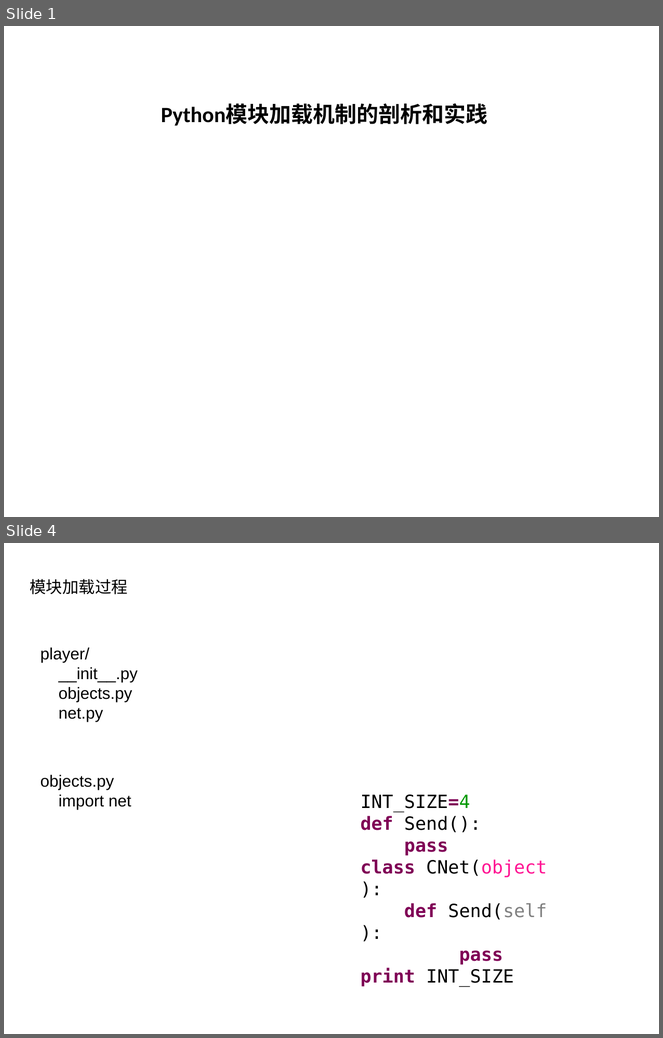
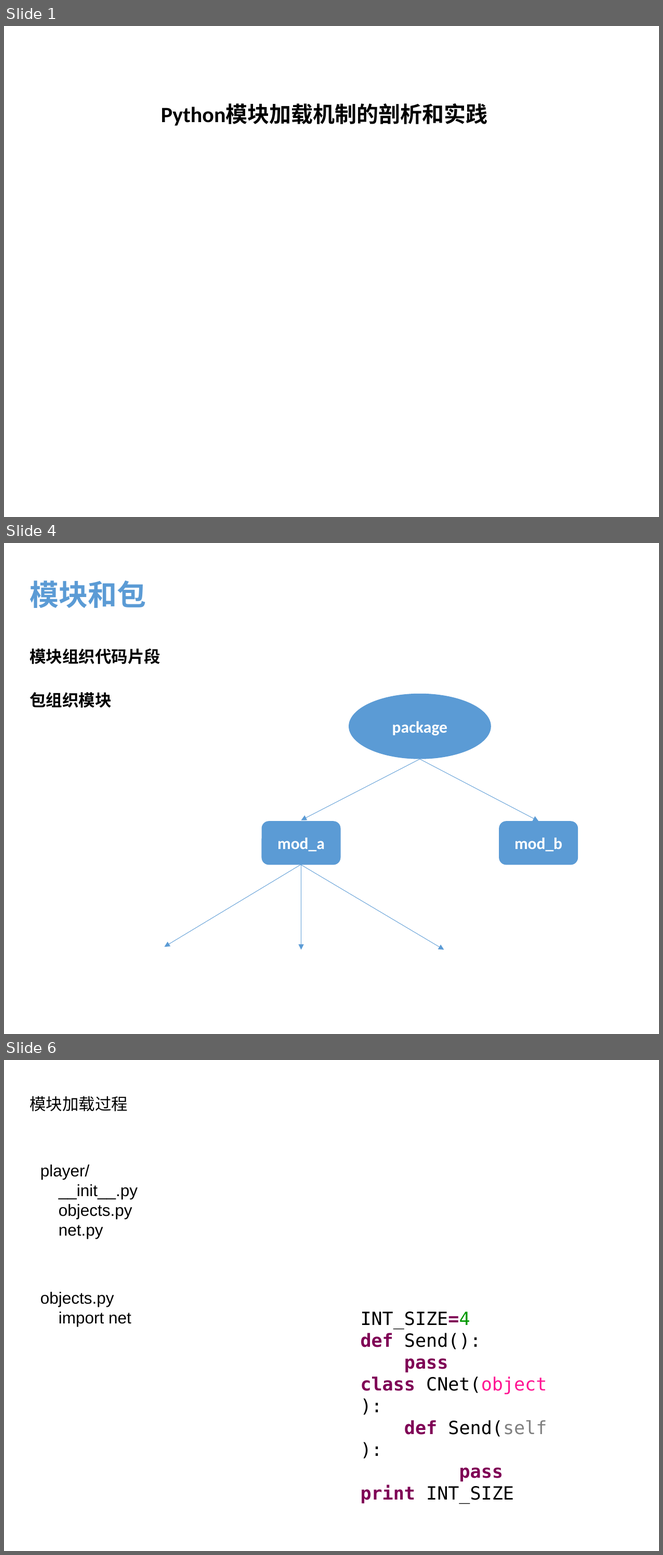
Before and after one commit to menfeng/studynote, a slide deck: python/source code/import/import.pptx. Shown one above the other, each under a label of ours: slides 1 and 4 before the commit, slides 1, 4 and 6 after it; the slides between them are not shown. The pictures are 663x1038 and 663x1555 pixels, drawn with LibreOffice and Linux fonts; fonts in the diff are those of the drawing. Boxes give left, top, right and bottom in pixels: in the first picture for what was removed or moved away, otherwise in the second. Text is boxed around its words. In the diff, an @@ line names an element or a change of style, - is before the commit and + after.

```diff
--- a/python/source code/import/import.pptx
+++ b/python/source code/import/import.pptx
@@ slide 4 added at (4,543,659,1034), background #FFFFFF @@
@@ text added at (29,580,146,608), 32 pt, text #5B9BD5, bold @@
+模块和包
@@ text added at (29,649,161,664), 18 pt, text #000000, bold @@
+模块组织代码片段
@@ text added at (29,692,112,708), 18 pt, text #000000, bold @@
+包组织模块
@@ ellipse added at (349,694,491,759), fill #5B9BD5, 18 pt, text #FFFFFF, bold @@
+package
@@ arrow added from (420, 759) to (301, 821), #5B9BD5 0.5 pt @@
@@ arrow added from (420, 759) to (539, 822), #5B9BD5 0.5 pt @@
@@ rounded rectangle added at (261,822,341,865), fill #5B9BD5, 18 pt, text #FFFFFF, bold @@
+mod_a
@@ rounded rectangle added at (500,822,579,865), fill #5B9BD5, 18 pt, text #FFFFFF, bold @@
+mod_b
@@ arrow added from (304, 863) to (165, 947), #5B9BD5 0.5 pt @@
@@ arrow added from (301, 865) to (301, 950), #5B9BD5 0.5 pt @@
@@ arrow added from (301, 865) to (444, 950), #5B9BD5 0.5 pt @@
@@ what was slide 4 is now slide 6 @@
```
Also in this commit, not shown: 3 slides changed, 3 other slides added, 4 other files.
